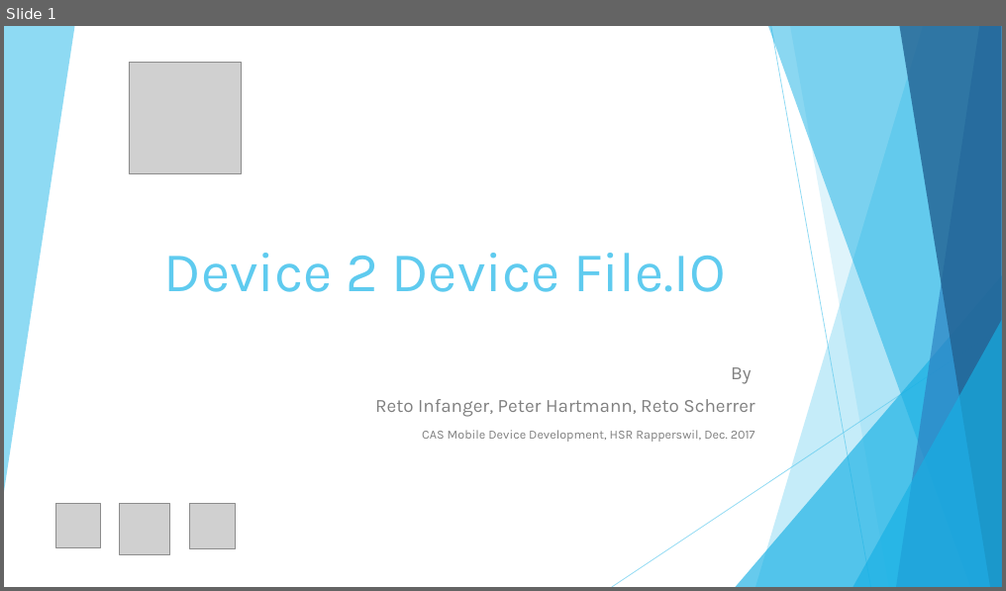
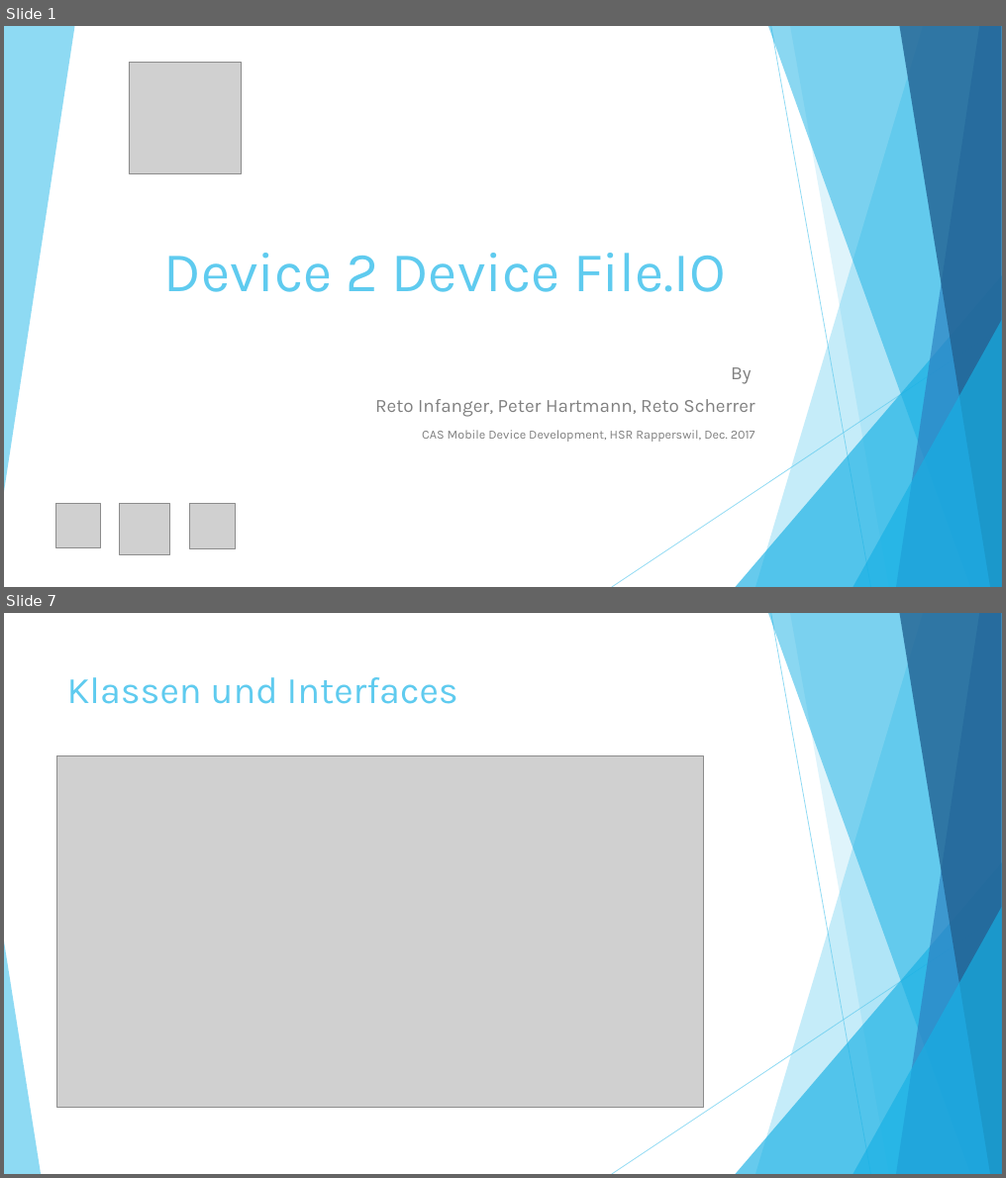
Before and after one commit to chrobacik/Device2Device-FileIO, a slide deck: Projekt Dokumente/Präsentation.pptx. Shown one above the other, each under a label of ours: slide 1 before the commit, slides 1 and 7 after it; the slides between them are not shown. The pictures are 1006x591 and 1006x1178 pixels, drawn with LibreOffice and Linux fonts; fonts in the diff are those of the drawing; grey boxes stand for pictures. Boxes give left, top, right and bottom in pixels: in the first picture for what was removed or moved away, otherwise in the second. Text is boxed around its words. In the diff, an @@ line names an element or a change of style, - is before the commit and + after.

```diff
--- a/Projekt Dokumente/Präsentation.pptx
+++ b/Projekt Dokumente/Präsentation.pptx
@@ slide 7 added at box(4, 613, 1002, 1174), background #FFFFFF; not listed: 9 template elements that a slide beside it also shows @@
@@ title added at box(67, 677, 458, 704), 36 pt, text #5FCBEF @@
+Klassen und Interfaces
@@ picture added at box(57, 756, 704, 1107) @@
@@ triangle added at box(4, 942, 41, 1174), fill #5FCBEF at 70% opacity @@
```
Also in this commit, not shown: 10 other slides added, 1 other file.
